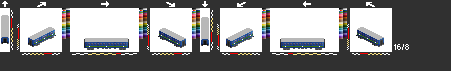
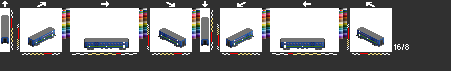
Comparing the layer stacks of the two 451 × 71 images. Changes:
hid "bn6" over [1, 15, 384, 47]
added layer "bdk1" above "bk2" over [1, 15, 384, 48]
hid "bn" over [1, 15, 384, 49]
showed "bd" over [1, 15, 384, 49]
